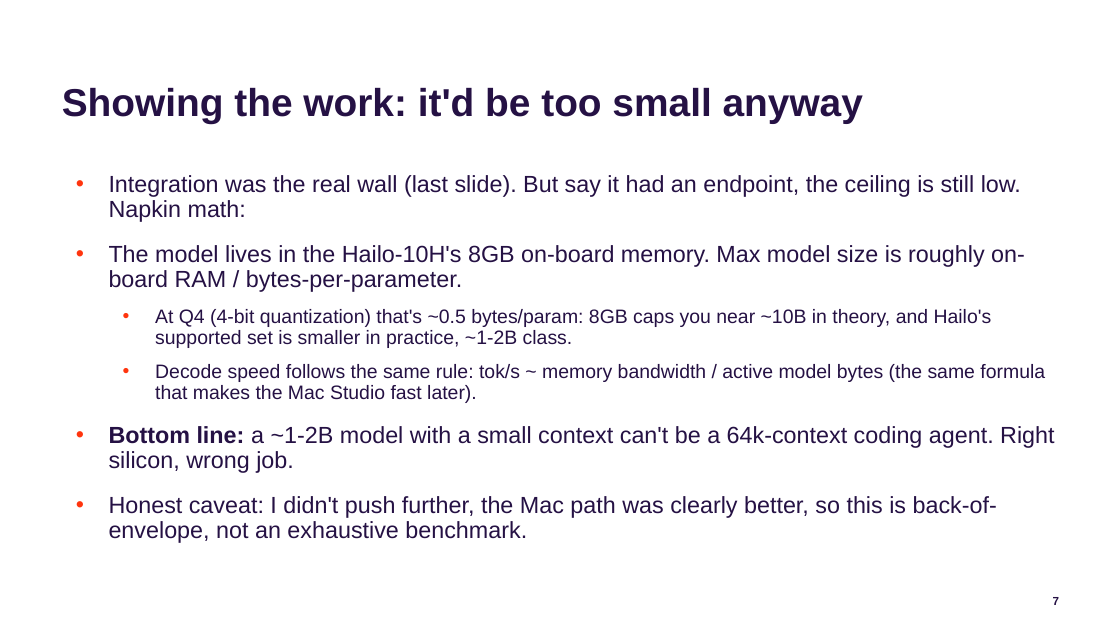
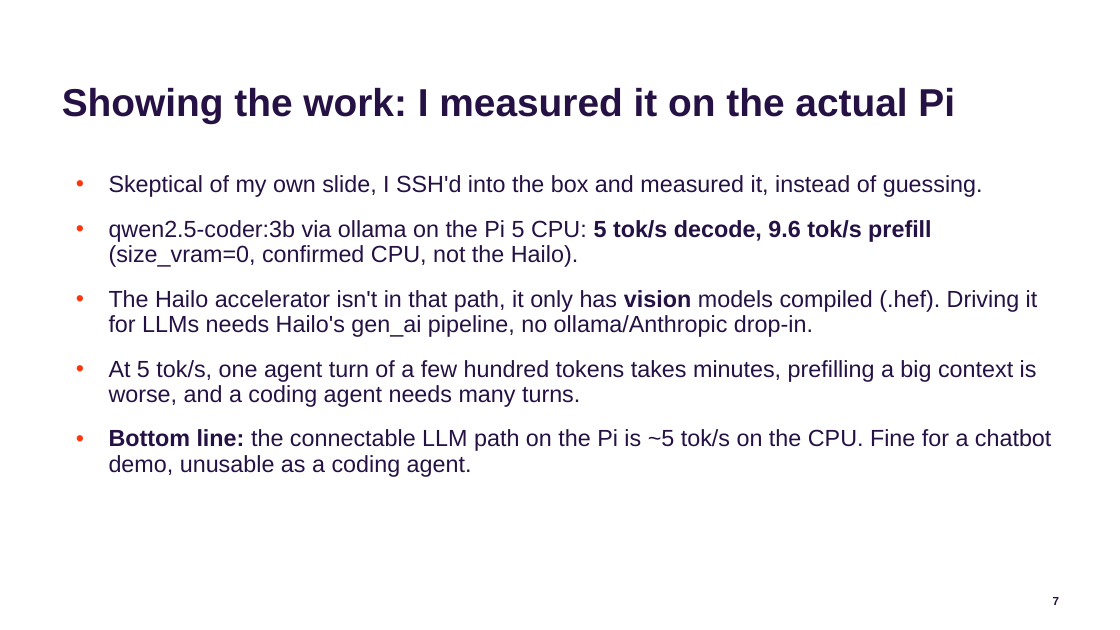
Before and after one commit to jconnolly/local-llm-pi5, a slide deck: slide 7 of local-llm-datasociety.pptx. Drawn at 1120x630 pixels with LibreOffice and Linux fonts; fonts in the diff are those of the drawing; background and template pictures are left out. Boxes give left, top, right and bottom in pixels: in the first picture for what was removed or moved away, otherwise in the second. Text is boxed around its words. In the diff, an @@ line names an element or a change of style, - is before the commit and + after.

Commit message:
Verify Hailo claims against the actual Pi; correct two wrong claims
SSH'd into the live Pi 5 + Hailo-10H (software2159). Findings:
- CONFIRMED: Pi 5 + Hailo-10H, 40 TOPS INT4 (not INT8), 8GB, HailoRT 5.1.1
- WRONG: 'no Ollama/Anthropic endpoint' -- ollama runs on the Pi at :11434 (qwen2.5-coder 3b/7b)
- WRONG: '~1-2B class' -- it's 3-8B models, on the CPU
- REAL story: every Hailo .hef is vision (YOLO/ResNet); LLMs fall to the Pi 5 CPU
  (size_vram=0), measured qwen2.5-coder:3b at 5 tok/s decode / 9.6 prefill.
  Hailo LLM path needs Hailo's gen_ai build pipeline, not a drop-in endpoint.
- Rewrote dead-end + show-work slides (both decks) to the verified version + the
  'I SSH'd in and measured it' credibility beat. Fixed INT8->INT4 and trip-table row.

```diff
--- a/local-llm-datasociety.pptx
+++ b/local-llm-datasociety.pptx
@@ title at [62,87,955,123]: text changed @@
-Showing the work: it'd be too small anyway
+Showing the work: I measured it on the actual Pi
@@ text at [109,175,1051,477]: text changed @@
-• Integration was the real wall (last slide). But say it had an endpoint, the ceiling is still low. Napkin math:
-• The model lives in the Hailo-10H's 8GB on-board memory. Max model size is roughly on-board RAM / bytes-per-parameter.
-  • At Q4 (4-bit quantization) that's ~0.5 bytes/param: 8GB caps you near ~10B in theory, and Hailo's supported set is smaller in practice, ~1-2B class.
-  • Decode speed follows the same rule: tok/s ~ memory bandwidth / active model bytes (the same formula that makes the Mac Studio fast later).
-• Bottom line: a ~1-2B model with a small context can't be a 64k-context coding agent. Right silicon, wrong job.
-• Honest caveat: I didn't push further, the Mac path was clearly better, so this is back-of-envelope, not an exhaustive benchmark.
+• Skeptical of my own slide, I SSH'd into the box and measured it, instead of guessing.
+• qwen2.5-coder:3b via ollama on the Pi 5 CPU: 5 tok/s decode, 9.6 tok/s prefill (size_vram=0, confirmed CPU, not the Hailo).
+• The Hailo accelerator isn't in that path, it only has vision models compiled (.hef). Driving it for LLMs needs Hailo's gen_ai pipeline, no ollama/Anthropic drop-in.
+• At 5 tok/s, one agent turn of a few hundred tokens takes minutes, prefilling a big context is worse, and a coding agent needs many turns.
+• Bottom line: the connectable LLM path on the Pi is ~5 tok/s on the CPU. Fine for a chatbot demo, unusable as a coding agent.
```
Also in this commit, not shown: 2 other slides changed, 4 other files.
